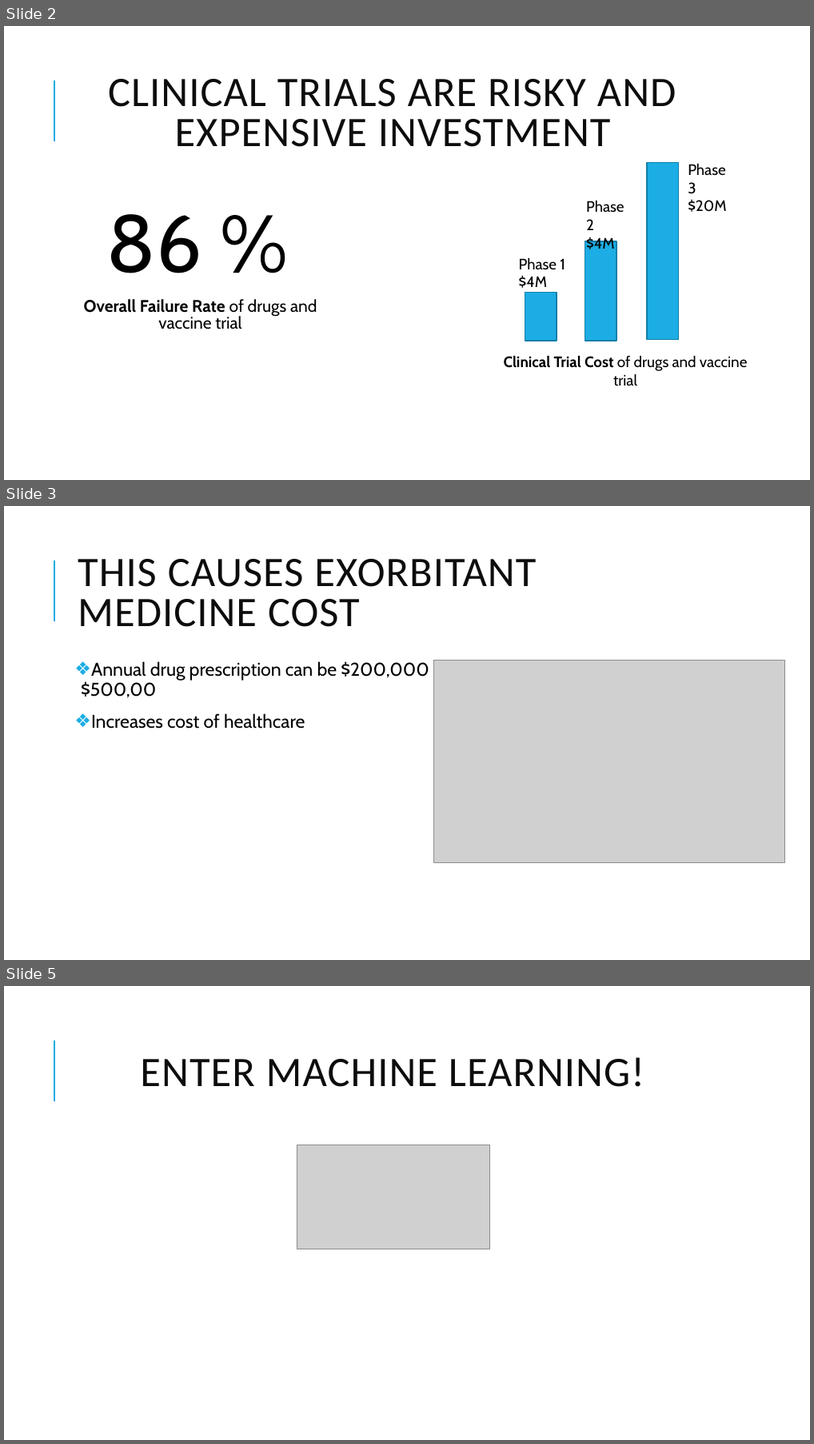
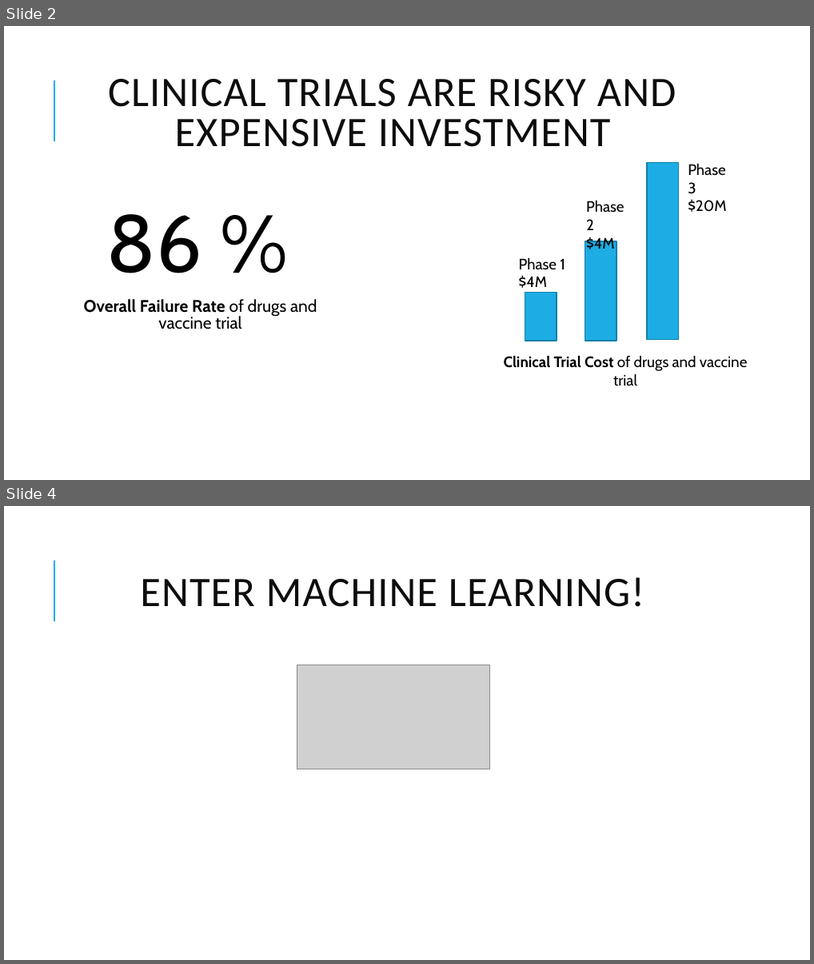
Before and after one commit to sigkarmoil/Clinical_Trial_Machine_Learning, a slide deck: Resources/Clinical Trial.pptx. Shown one above the other, each under a label of ours: slides 2, 3 and 5 before the commit, slides 2 and 4 after it; the slides between them are not shown. The pictures are 814x1444 and 814x964 pixels, drawn with LibreOffice and Linux fonts; fonts in the diff are those of the drawing; grey boxes stand for pictures. Boxes give left, top, right and bottom in pixels: in the first picture for what was removed or moved away, otherwise in the second. Text is boxed around its words. In the diff, an @@ line names an element or a change of style, - is before the commit and + after.

```diff
--- a/Resources/Clinical Trial.pptx
+++ b/Resources/Clinical Trial.pptx
@@ slide 3 removed at <box>4,506,810,960</box>, background #FFFFFF; not listed: 1 template element that a slide beside it also shows @@
@@ title removed at <box>78,559,536,627</box> @@
-THIS CAUSES EXORBITANT MEDICINE COST
@@ text removed at <box>81,661,429,728</box> @@
-❖ Annual drug prescription can be $200,000 - $500,00
-❖ Increases cost of healthcare
@@ picture removed at <box>434,660,785,863</box> @@
@@ what was slide 5 is now slide 4 @@
```
Also in this commit, not shown: 3 slides changed, 1 slide added, 1 other file.
